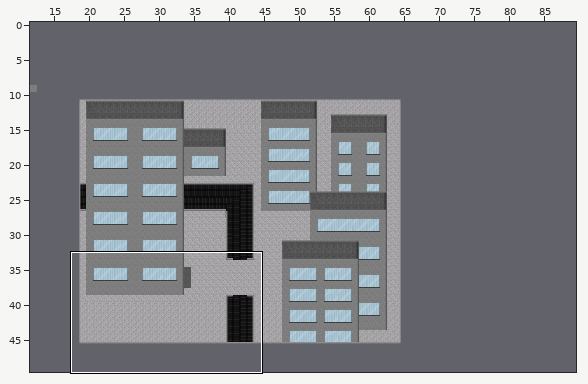
Level history. Tiled map (JSON): main/resources/worlds/AtWaldomar.json. The picture above shows the old version from afar; the outline marks the close-up.
Close-up. The starting point:
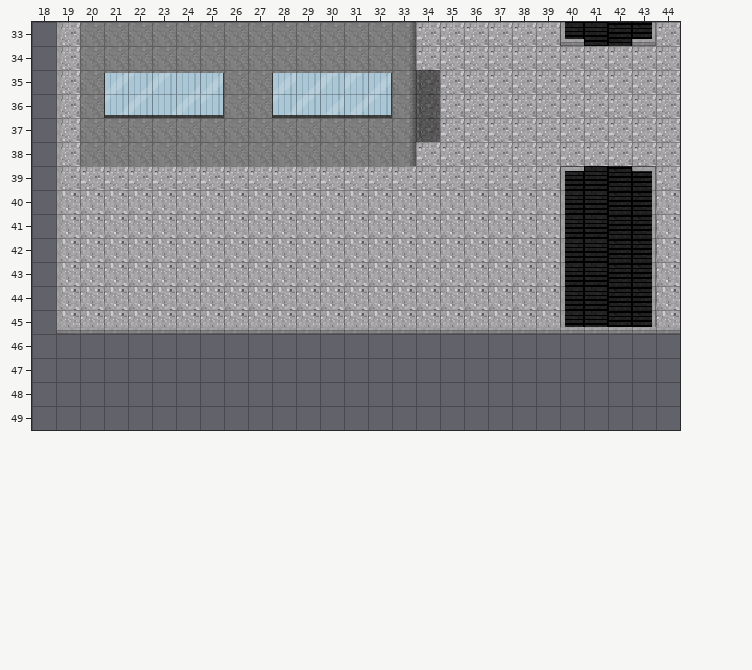
Cells are 16x16 px. Shown: x 18..44, y 33..49. The commit also changed other parts of the map, which this record leaves out.
After:
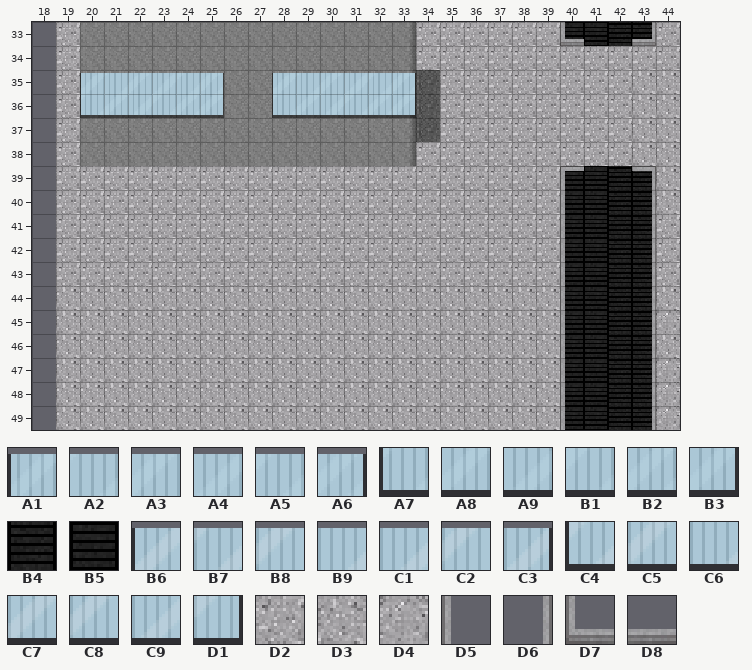
Key: from "Window6_tilesheet": A1 0, A2 1, A3 2, A4 3, A5 4, A6 5, A7 6, A8 7, A9 8, B1 9, B2 10, B3 11; from "conveyor_tileset(p)": B4 1 turned 90, B5 2 turned 90; from "outsidewindow_tilesheet": B6 0, B7 1, B8 2, B9 3, C1 5, C2 6, C3 7, C4 8, C5 9, C6 10, C7 11, C8 13, C9 14, D1 15; from "zesilia_tileset": D2 0, D3 0 turned 90, D4 7, D5 9, D6 11, D7 16, D8 17.
__ is an empty cell.
Difference:
{"where": "layer \"Tile Layer 1\""}
{"y":35,"x":43,"old":"D2 D2","new":"D3 D3"}
{"y":36,"x":43,"old":"D2 D2","new":"D3 D3"}
{"y":37,"x":43,"old":"D2 D2","new":"D3 D3"}
{"y":38,"x":43,"old":"D2 D2","new":"D3 D3"}
{"y":39,"x":44,"old":"D2","new":"D3"}
{"y":40,"x":19,"old":"D3 D3 D3 D3 D3 D3 D3 D3 D3 D3 D3 D3 D3 D3 D3 D3 D3 D3 D3 D3 D3","new":"D2 D2 D2 D2 D2 D2 D2 D2 D2 D2 D2 D2 D2 D2 D2 D2 D2 D2 D2 D2 D2"}
{"y":41,"x":19,"old":"D3 D3 D3 D3 D3 D3 D3 D3 D3 D3 D3 D3 D3 D3 D3 D3 D3 D3 D3 D3 D3","new":"D2 D2 D2 D2 D2 D2 D2 D2 D2 D2 D2 D2 D2 D2 D2 D2 D2 D2 D2 D2 D2"}
{"y":41,"x":44,"old":"D3","new":"D2"}
{"y":42,"x":19,"old":"D3 D3 D3 D3 D3 D3 D3 D3 D3 D3 D3 D3 D3 D3 D3 D3 D3 D3 D3 D3 D3","new":"D2 D2 D2 D2 D2 D2 D2 D2 D2 D2 D2 D2 D2 D2 D2 D2 D2 D2 D2 D2 D2"}
{"y":42,"x":44,"old":"D3","new":"D2"}
{"y":43,"x":19,"old":"D3 D3 D3 D3 D3 D3 D3 D3 D3 D3 D3 D3 D3 D3 D3 D3 D3 D3 D3 D3 D3","new":"D2 D2 D2 D2 D2 D2 D2 D2 D2 D2 D2 D2 D2 D2 D2 D2 D2 D2 D2 D2 D2"}
{"y":43,"x":44,"old":"D3","new":"D2"}
{"y":45,"x":44,"old":"D3","new":"D4"}
{"y":46,"x":19,"old":"__ __ __ __ __ __ __ __ __ __ __ __ __ __ __ __ __ __ __ __ __","new":"D3 D3 D3 D3 D3 D3 D3 D3 D3 D3 D3 D3 D3 D3 D3 D3 D3 D3 D3 D3 D3"}
{"y":46,"x":44,"old":"__","new":"D3"}
{"y":47,"x":19,"old":"__ __ __ __ __ __ __ __ __ __ __ __ __ __ __ __ __ __ __ __ __","new":"D3 D3 D3 D3 D3 D3 D3 D3 D3 D3 D3 D3 D3 D3 D3 D3 D3 D3 D3 D3 D3"}
{"y":47,"x":44,"old":"__","new":"D4"}
{"y":48,"x":19,"old":"__ __ __ __ __ __ __ __ __ __ __ __ __ __ __ __ __ __ __ __ __","new":"D3 D3 D3 D3 D3 D3 D3 D3 D3 D3 D3 D3 D3 D3 D3 D3 D3 D3 D3 D3 D3"}
{"y":48,"x":44,"old":"__","new":"D4"}
{"y":49,"x":19,"old":"__ __ __ __ __ __ __ __ __ __ __ __ __ __ __ __ __ __ __ __ __","new":"D3 D3 D3 D3 D3 D3 D3 D3 D3 D3 D3 D3 D3 D3 D3 D3 D3 D3 D3 D3 D3"}
{"y":49,"x":44,"old":"__","new":"D4"}
{"where": "layer \"buidling3\""}
{"y":46,"x":40,"old":"__ __ __ __","new":"B5 B5 B4 B4"}
{"y":47,"x":40,"old":"__ __ __ __","new":"B5 B5 B4 B4"}
{"y":48,"x":40,"old":"__ __ __ __","new":"B5 B5 B4 B4"}
{"y":49,"x":40,"old":"__ __ __ __","new":"B5 B5 B4 B4"}
{"where": "layer \"curbs\""}
{"y":46,"x":40,"old":"__","new":"D5"}
{"y":46,"x":43,"old":"__","new":"D6"}
{"y":47,"x":40,"old":"__","new":"D5"}
{"y":47,"x":43,"old":"__","new":"D6"}
{"y":48,"x":40,"old":"__","new":"D5"}
{"y":48,"x":43,"old":"__","new":"D6"}
{"y":49,"x":40,"old":"__","new":"D5"}
{"y":49,"x":43,"old":"__","new":"D6"}
{"where": "layer \"newwindow\""}
{"y":35,"x":20,"old":"__ B6 B7 B8 B9 C3","new":"A1 A2 A3 A4 A5 A6"}
{"y":35,"x":28,"old":"B6 C1 C2 C2 C3 __","new":"A1 A2 A3 A4 A5 A6"}
{"y":36,"x":20,"old":"__ C4 C5 C6 C7 D1","new":"A7 A8 A9 B1 B2 B3"}
{"y":36,"x":28,"old":"C4 C8 C9 C9 D1 __","new":"A7 A8 A9 B1 B2 B3"}
{"where": "layer \"edges\" (removed)"}
{"y":33,"x":19,"old":"D5","new":"__"}
{"y":34,"x":19,"old":"D5","new":"__"}
{"y":35,"x":19,"old":"D5","new":"__"}
{"y":36,"x":19,"old":"D5","new":"__"}
{"y":37,"x":19,"old":"D5","new":"__"}
{"y":38,"x":19,"old":"D5","new":"__"}
{"y":39,"x":19,"old":"D5","new":"__"}
{"y":40,"x":19,"old":"D5","new":"__"}
{"y":41,"x":19,"old":"D5","new":"__"}
{"y":42,"x":19,"old":"D5","new":"__"}
{"y":43,"x":19,"old":"D5","new":"__"}
{"y":44,"x":19,"old":"D5","new":"__"}
{"y":45,"x":19,"old":"D7 D8 D8 D8 D8 D8 D8 D8 D8 D8 D8 D8 D8 D8 D8 D8 D8 D8 D8 D8 D8 D8 D8 D8 D8 D8","new":"__ __ __ __ __ __ __ __ __ __ __ __ __ __ __ __ __ __ __ __ __ __ __ __ __ __"}
{"label":"changed","picture_box":[56,22,680,430]}
